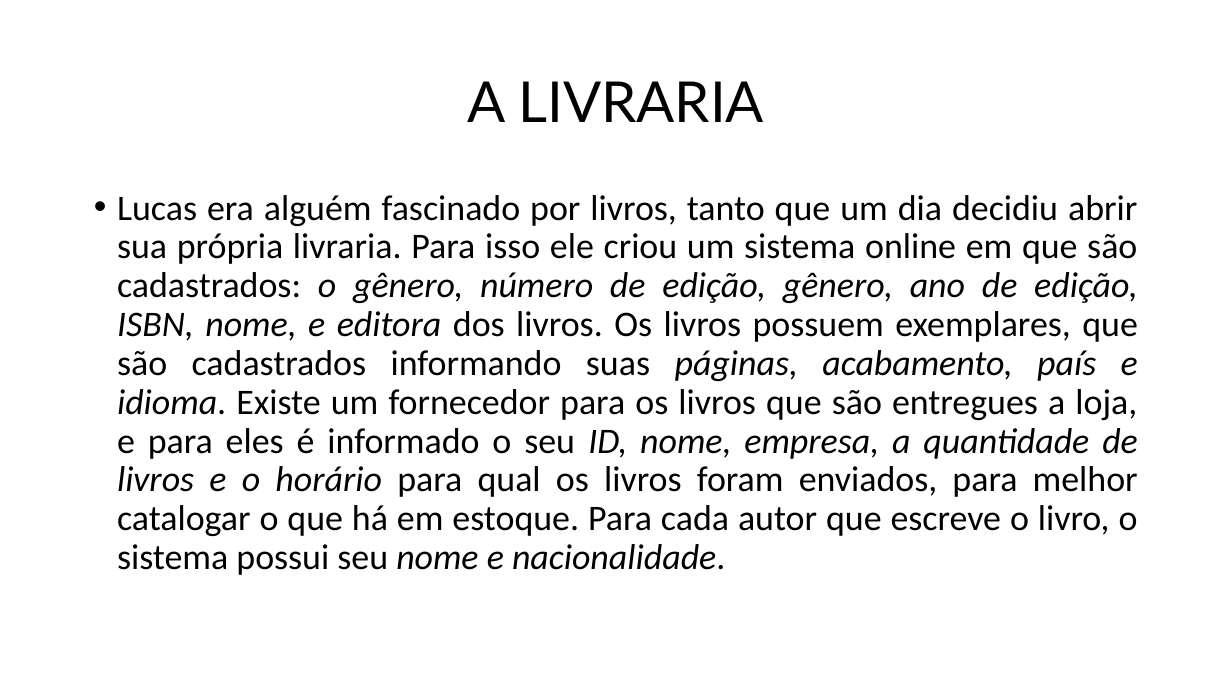
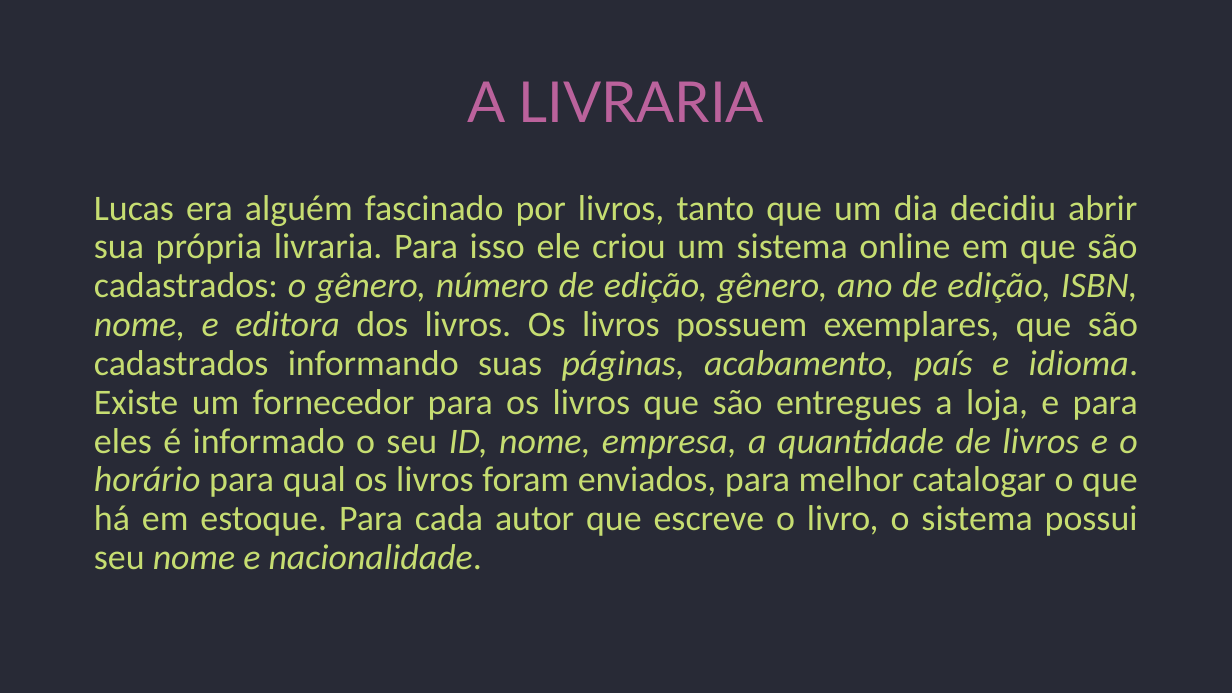
Before and after one commit to rpatricio-souza/Programacao_de_Banco_de_Dados, a slide deck: slide 2 of Projeto/Juliana.pptx. Drawn at 1232x693 pixels with LibreOffice and Linux fonts; fonts in the diff are those of the drawing; background and template pictures are left out. Boxes give left, top, right and bottom in pixels: in the first picture for what was removed or moved away, otherwise in the second. Text is boxed around its words. In the diff, an @@ line names an element or a change of style, - is before the commit and + after.

```diff
--- a/Projeto/Juliana.pptx
+++ b/Projeto/Juliana.pptx
@@ background picture (left out) to #282A36 @@
@@ title "A LIVRARIA" at <box>467,81,764,122</box>: text colour #000000 to #BB629C @@
@@ text "Lucas era alguém fascinado por ..." at <box>94,195,1138,570</box>: text colour #000000 to #C6DD71; bullet • to none @@
```
Also in this commit, not shown: 5 other slides changed, 15 slides added, 1 slide removed, 9 other files.
